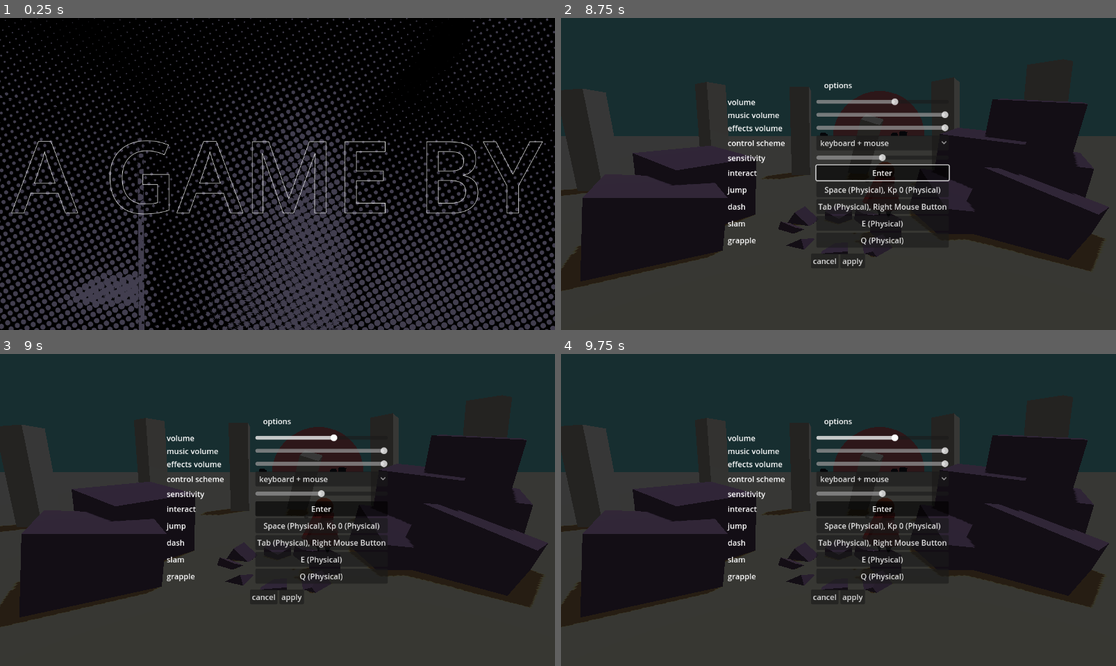
Above: before the commit, frames 1-4 (two rows, left to right).
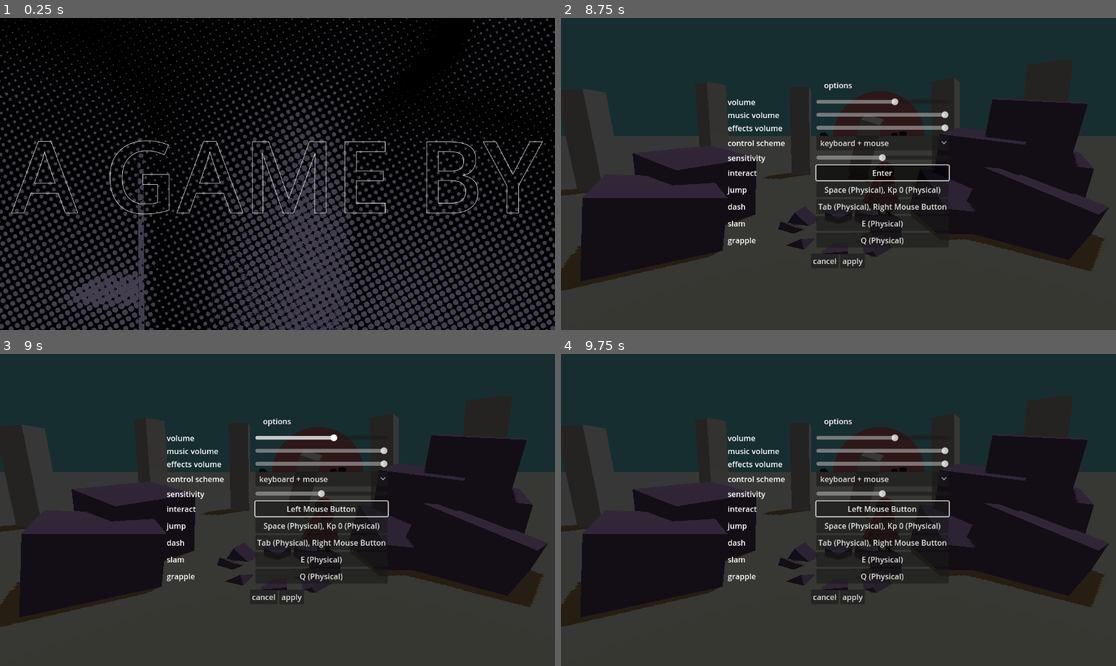
Above: after the commit, the same moments.

Repository: PillarQuestionMark/PillarQuestionMarkGame
Game: Godot game, scene res://Scenes/screens/photo_splash_screen/photo_splash_screen.tscn
Two runs of this game, one before a commit and one after it. Both use one fixed random seed, a clock stepped at 60 frames per second and the inputs below. Sound files missing from this copy of the repository are replaced by a short silence.
Inputs (mouse positions are in pixels of both pictures, inside the frame that each line leads up to):
- Up to frame 1 (0.25 s): no input
- Up to frame 2 (8.75 s): tap Enter (ui_accept) at 0.5, 2.75, 3.5, 6.5, 8 s; move the mouse to (960, 158) at 0.52 s; hold D (move_right) 0.53-1.25 s; tap Tab (dash) at 0.6 s; click (960, 158) at 0.67 s; tap Space (jump) at 0.77, 3.77, 7.52 s; drag from (727, 189) to (810, 236) at 1.27 s; move the mouse to (894, 105) at 2.02 s; hold D (move_right) 2.03-2.75 s; hold Q (grapple) 2.03-2.75 s; click (894, 105) at 2.17 s; drag from (810, 236) to (672, 127) at 2.77 s; move the mouse to (1005, 220) at 3.52 s; hold A (move_left) 3.53-4.25 s; tap 6 (kys) at 3.6 s; click (1005, 220) at 3.67 s; tap Escape (menu) at 4.15 s; click "Options" at 4.25 s; drag from (672, 127) to (755, 96) at 5.02 s; move the mouse to (866, 174) at 5.77 s; hold S (move_backward) 5.78-6.5 s; hold Shift (sprint) 5.78-6.5 s; click (866, 174) at 5.92 s; drag from (755, 96) to (727, 189) at 6.52 s; tap Enter (interact) at 7.25 s; move the mouse to (960, 158) at 7.27 s; hold W (move_forward) 7.28-8 s; tap 7 (flames) at 7.35 s; click (960, 158) at 7.42 s; drag from (727, 189) to (810, 236) at 8.02 s
- Up to frame 3 (9 s): move the mouse to (333, 441) at 8.77 s; hold S (move_backward) from 8.78 s (still down); tap Enter (interact) at 8.85 s; click (333, 441) at 8.92 s
- Up to frame 4 (9.75 s): release S (move_backward) at 9.5 s; drag from (810, 572) to (672, 463) at 9.52 s

Frames 1-2 are identical in both runs. In frame 3, 0.4% of the frame differs, in the area x 45-71%, y 46-53%; in frame 4, 0.6%, in the area x 45-71%, y 25-53%.

Commit message:
Need to fix mouse hover
Need to fix mouse hover eventually

Diff:
--- a/Entities/Player/Player.tscn
+++ b/Entities/Player/Player.tscn
@@ -42,8 +42,10 @@
 curve = SubResource("Curve_xn4ut")
 
 [sub_resource type="ParticleProcessMaterial" id="ParticleProcessMaterial_lxvkg"]
+emission_shape_scale = Vector3(1, 0, 1)
 direction = Vector3(1, 0.5, 0)
 spread = 180.0
+flatness = 1.0
 initial_velocity_min = 2.0
 initial_velocity_max = 3.0
 gravity = Vector3(0, -5, 0)
--- a/Scenes/file_select.tscn
+++ b/Scenes/file_select.tscn
@@ -197,15 +197,11 @@
 
 "
 
-[connection signal="mouse_entered" from="PanelContainer/MarginContainer/HBoxContainer/FileContainer/File1" to="." method="on_hovered_button" binds= ["File1"]]
+[connection signal="mouse_entered" from="PanelContainer/MarginContainer/HBoxContainer/FileContainer/File1" to="." method="_on_hovered_button" binds= ["File1"]]
 [connection signal="pressed" from="PanelContainer/MarginContainer/HBoxContainer/FileContainer/File1" to="." method="_on_file_pressed" binds= [1]]
-[connection signal="mouse_entered" from="PanelContainer/MarginContainer/HBoxContainer/FileContainer/File2" to="." method="on_hovered_button" binds= ["File2"]]
+[connection signal="mouse_entered" from="PanelContainer/MarginContainer/HBoxContainer/FileContainer/File2" to="." method="_on_hovered_button" binds= ["File2"]]
 [connection signal="pressed" from="PanelContainer/MarginContainer/HBoxContainer/FileContainer/File2" to="." method="_on_file_pressed" binds= [2]]
-[connection signal="mouse_entered" from="PanelContainer/MarginContainer/HBoxContainer/FileContainer/File3" to="." method="on_hovered_button" binds= ["File3"]]
 [connection signal="pressed" from="PanelContainer/MarginContainer/HBoxContainer/FileContainer/File3" to="." method="_on_file_pressed" binds= [3]]
-[connection signal="mouse_entered" from="PanelContainer/MarginContainer/HBoxContainer/VBoxContainer/Delete1" to="." method="on_hovered_button" binds= ["Delete1"]]
 [connection signal="pressed" from="PanelContainer/MarginContainer/HBoxContainer/VBoxContainer/Delete1" to="." method="_on_file_delete" binds= [1]]
-[connection signal="mouse_entered" from="PanelContainer/MarginContainer/HBoxContainer/VBoxContainer/Delete2" to="." method="on_hovered_button" binds= ["Delete2"]]
 [connection signal="pressed" from="PanelContainer/MarginContainer/HBoxContainer/VBoxContainer/Delete2" to="." method="_on_file_delete" binds= [2]]
-[connection signal="mouse_entered" from="PanelContainer/MarginContainer/HBoxContainer/VBoxContainer/Delete3" to="." method="on_hovered_button" binds= ["Delete3"]]
 [connection signal="pressed" from="PanelContainer/MarginContainer/HBoxContainer/VBoxContainer/Delete3" to="." method="_on_file_delete" binds= [3]]
--- a/Scenes/islands/jungle/jungle_island.tscn
+++ b/Scenes/islands/jungle/jungle_island.tscn
@@ -350,7 +350,6 @@
 [node name="JungleIsland" type="Node3D"]
 script = ExtResource("1_frwy3")
 island = 4
-music = "LighthouseTheme"
 
 [node name="GameplayUI" parent="." instance=ExtResource("2_6hyr4")]
 
--- a/Scenes/screens/menu.gd
+++ b/Scenes/screens/menu.gd
@@ -81,7 +81,7 @@
 	_set_focus()
 
 ## Changes the menu focus when a button is hovered over.
-func on_hovered_button(hovered : String) -> void:
+func _on_hovered_button(hovered : String = "Resume") -> void:
 	var button = find_child(hovered)
 	if button != null:
 		button.grab_focus()
--- a/Scenes/screens/options_screen/options_screen.tscn
+++ b/Scenes/screens/options_screen/options_screen.tscn
@@ -171,19 +171,7 @@
 layout_mode = 2
 text = "apply"
 
-[connection signal="mouse_entered" from="PanelContainer/CenterContainer/VBoxContainer/GridContainer/VolumeSlider" to="." method="on_hovered_button" binds= ["VolumeSlider"]]
-[connection signal="mouse_entered" from="PanelContainer/CenterContainer/VBoxContainer/GridContainer/MusicVolumeSlider" to="." method="on_hovered_button" binds= ["MusicVolumeSlider"]]
-[connection signal="mouse_entered" from="PanelContainer/CenterContainer/VBoxContainer/GridContainer/EffectsVolumeSlider" to="." method="on_hovered_button" binds= ["EffectsVolumeSlider"]]
 [connection signal="item_selected" from="PanelContainer/CenterContainer/VBoxContainer/GridContainer/OptionButton" to="." method="_on_option_button_item_selected"]
-[connection signal="mouse_entered" from="PanelContainer/CenterContainer/VBoxContainer/GridContainer/OptionButton" to="." method="on_hovered_button" binds= ["OptionButton"]]
-[connection signal="mouse_entered" from="PanelContainer/CenterContainer/VBoxContainer/GridContainer/SensitivitySlider" to="." method="on_hovered_button" binds= ["SensitivitySlider"]]
 [connection signal="value_changed" from="PanelContainer/CenterContainer/VBoxContainer/GridContainer/SensitivitySlider" to="PanelContainer/CenterContainer/VBoxContainer/GridContainer/SensitivitySlider" method="_on_slider_change"]
-[connection signal="mouse_entered" from="PanelContainer/CenterContainer/VBoxContainer/GridContainer/InteractRemapper" to="." method="on_hovered_button" binds= ["InteractRemapper"]]
-[connection signal="mouse_entered" from="PanelContainer/CenterContainer/VBoxContainer/GridContainer/JumpRemapper" to="." method="on_hovered_button" binds= ["JumpRemapper"]]
-[connection signal="mouse_entered" from="PanelContainer/CenterContainer/VBoxContainer/GridContainer/DashRemapper" to="." method="on_hovered_button" binds= ["DashRemapper"]]
-[connection signal="mouse_entered" from="PanelContainer/CenterContainer/VBoxContainer/GridContainer/SlamRemapper" to="." method="on_hovered_button" binds= ["SlamRemapper"]]
-[connection signal="mouse_entered" from="PanelContainer/CenterContainer/VBoxContainer/GridContainer/Grapple2" to="." method="on_hovered_button" binds= ["Grapple2"]]
-[connection signal="mouse_entered" from="PanelContainer/CenterContainer/VBoxContainer/HBoxContainer/Cancel" to="." method="on_hovered_button" binds= ["Cancel"]]
 [connection signal="pressed" from="PanelContainer/CenterContainer/VBoxContainer/HBoxContainer/Cancel" to="." method="_on_cancel_pressed"]
-[connection signal="mouse_entered" from="PanelContainer/CenterContainer/VBoxContainer/HBoxContainer/Apply" to="." method="on_hovered_button" binds= ["Apply"]]
 [connection signal="pressed" from="PanelContainer/CenterContainer/VBoxContainer/HBoxContainer/Apply" to="." method="_on_apply_pressed"]
--- a/Scenes/screens/pause_screen/pause_screen.tscn
+++ b/Scenes/screens/pause_screen/pause_screen.tscn
@@ -50,10 +50,7 @@
 flat = true
 
 [connection signal="tree_entered" from="." to="." method="_on_tree_entered"]
-[connection signal="mouse_entered" from="PanelContainer/CenterContainer/VBoxContainer/Resume" to="." method="on_hovered_button" binds= ["Resume"]]
 [connection signal="pressed" from="PanelContainer/CenterContainer/VBoxContainer/Resume" to="." method="_on_resume_pressed"]
 [connection signal="pressed" from="PanelContainer/CenterContainer/VBoxContainer/Flames" to="." method="_on_flames_list_pressed"]
-[connection signal="mouse_entered" from="PanelContainer/CenterContainer/VBoxContainer/Options" to="." method="on_hovered_button" binds= ["Options"]]
 [connection signal="pressed" from="PanelContainer/CenterContainer/VBoxContainer/Options" to="." method="_on_options_pressed"]
-[connection signal="mouse_entered" from="PanelContainer/CenterContainer/VBoxContainer/Quit" to="." method="on_hovered_button" binds= ["Quit"]]
 [connection signal="pressed" from="PanelContainer/CenterContainer/VBoxContainer/Quit" to="." method="_on_quit_pressed"]
